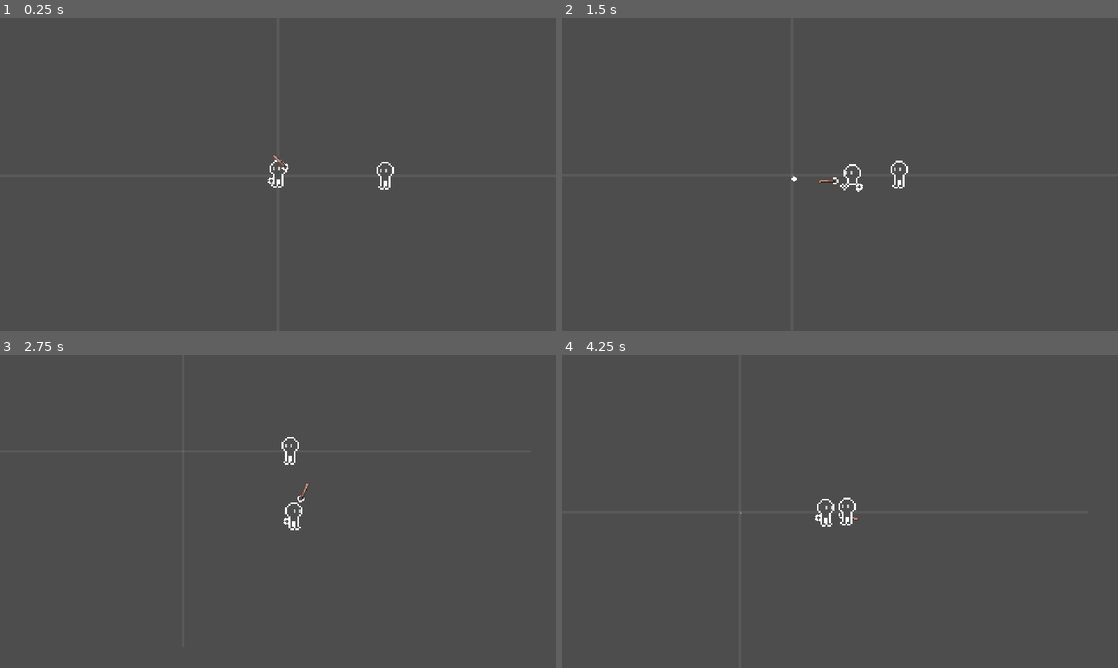
Above: before the commit, frames 1-4 (two rows, left to right).
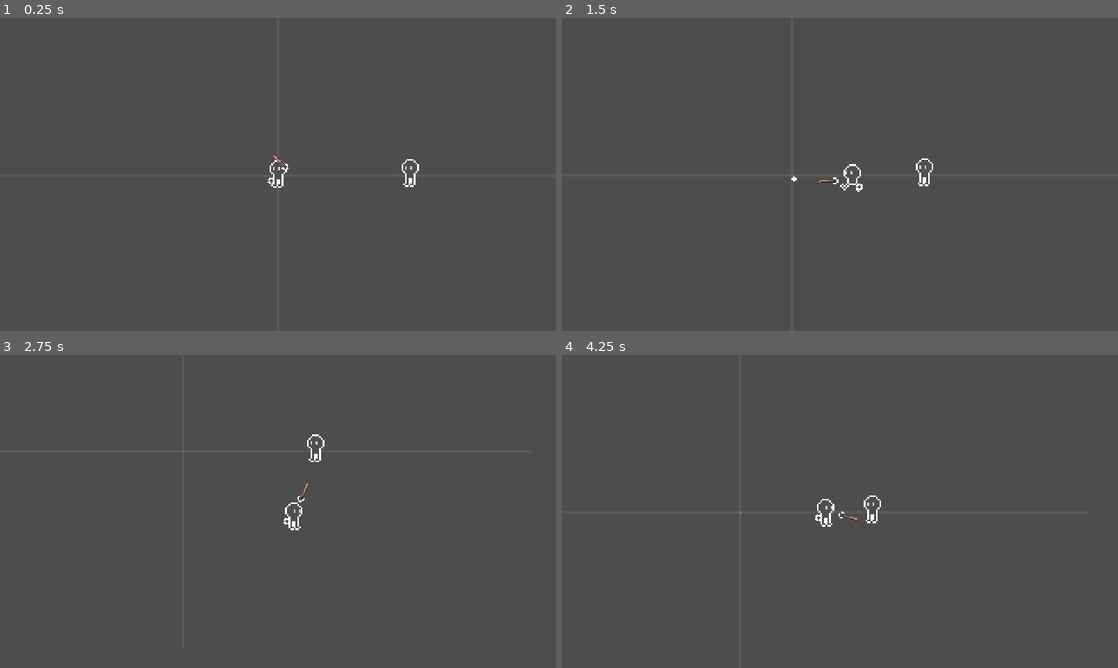
Above: after the commit, the same moments.

Repository: xharris/magicmissiles
Game: Godot game, scene res://game.tscn
Two runs of this game, one before a commit and one after it. Both use one fixed random seed, a clock stepped at 60 frames per second and the inputs below.
Inputs (mouse positions are in pixels of both pictures, inside the frame that each line leads up to):
- Up to frame 1 (0.25 s): no input
- Up to frame 2 (1.5 s): move the mouse to (962, 158) at 0.52 s; hold D (right) 0.53-1.28 s; click (962, 158) at 0.6 s; move the mouse to (728, 190) at 1.27 s; hold S (down) from 1.28 s (still down); click (728, 190) at 1.35 s
- Up to frame 3 (2.75 s): move the mouse to (333, 442) at 2.02 s; release S (down) at 2.03 s; hold D (right) from 2.03 s (still down); click (333, 442) at 2.1 s
- Up to frame 4 (4.25 s): move the mouse to (812, 574) at 2.77 s; release D (right) at 2.78 s; hold W (up) 2.78-3.53 s; click (812, 574) at 2.85 s; move the mouse to (1006, 558) at 3.52 s; hold A (left) from 3.53 s (still down); click (1006, 558) at 3.6 s

The runs differ from the first frame. In frame 1, 0.2% of the frame differs, in the area x 67-76%, y 45-55%; in frame 2, 0.2%; in frame 3, 0.2%; in frame 4, 0.2%, in the area x 49-58%, y 44-55%.

Commit message:
fixes arm pointing animation speed

Diff:
--- a/components/arms/arms.gd
+++ b/components/arms/arms.gd
@@ -3,6 +3,7 @@
 
 @onready var base: Node2D = %Base
 @onready var animation_tree: AnimationTree = %AnimationTree
+@onready var animation_player: AnimationPlayer = %AnimationPlayer
 @onready var arm_l: Node2D = %ArmL
 @onready var wand_tip: Node2D = %WandTip
 
@@ -18,5 +19,5 @@
     else:
         base.scale.x = abs(base.scale.x)
     # pointing
-    animation_tree["parameters/point_blend/blend_amount"] = pointing
+    animation_tree["parameters/TimeSeek/seek_request"] = pointing * 30
     arm_l.global_rotation = face_direction.angle()
--- a/components/arms/arms.tscn
+++ b/components/arms/arms.tscn
@@ -4,7 +4,7 @@
 [ext_resource type="Texture2D" uid="uid://bbj8f2xd1yei4" path="res://components/arms/hand.png" id="2_mvj64"]
 [ext_resource type="Texture2D" uid="uid://dws2mrwvqim8" path="res://components/arms/wand.png" id="3_vyekd"]
 
-[sub_resource type="AnimationNodeTimeScale" id="AnimationNodeTimeScale_vyekd"]
+[sub_resource type="AnimationNodeTimeSeek" id="AnimationNodeTimeSeek_vyekd"]
 
 [sub_resource type="AnimationNodeAnimation" id="AnimationNodeAnimation_vyekd"]
 animation = &"idle"
@@ -17,17 +17,17 @@
 filters = ["Base/ArmL/AnimatedArmL/HandL/WandSprite:position", "Base/ArmL/AnimatedArmL/HandL:position", "Base/ArmL/Anim …(227 unchanged characters)…
 
 [sub_resource type="AnimationNodeBlendTree" id="AnimationNodeBlendTree_p4r30"]
-graph_offset = Vector2(-294.72, 175.68)
-nodes/TimeScale/node = SubResource("AnimationNodeTimeScale_vyekd")
-nodes/TimeScale/position = Vector2(-70, 320)
+graph_offset = Vector2(-254.395, 63.1144)
+nodes/TimeSeek/node = SubResource("AnimationNodeTimeSeek_vyekd")
+nodes/TimeSeek/position = Vector2(-40, 320)
 nodes/idle/node = SubResource("AnimationNodeAnimation_vyekd")
 nodes/idle/position = Vector2(-220, 150)
-nodes/output/position = Vector2(360, 160)
+nodes/output/position = Vector2(310, 260)
 nodes/point/node = SubResource("AnimationNodeAnimation_p4r30")
-nodes/point/position = Vector2(-250, 330)
+nodes/point/position = Vector2(-220, 360)
 nodes/point_blend/node = SubResource("AnimationNodeBlend2_rowb5")
-nodes/point_blend/position = Vector2(110, 160)
-node_connections = [&"TimeScale", 0, &"point", &"output", 0, &"point_blend", &"point_blend", 0, &"idle", &"point_blend", 1, &"TimeScale"]
+nodes/point_blend/position = Vector2(140, 260)
+node_connections = [&"TimeSeek", 0, &"point", &"output", 0, &"point_blend", &"point_blend", 0, &"idle", &"point_blend", 1, &"TimeSeek"]
 
 [sub_resource type="Animation" id="Animation_vyekd"]
 length = 0.001
@@ -247,8 +247,8 @@
 root_node = NodePath("%AnimationTree/..")
 tree_root = SubResource("AnimationNodeBlendTree_p4r30")
 anim_player = NodePath("../AnimationPlayer")
-parameters/TimeScale/scale = 50.0
-parameters/point_blend/blend_amount = 0.0
+parameters/TimeSeek/seek_request = -1.0
+parameters/point_blend/blend_amount = 1.0
 
 [node name="AnimationPlayer" type="AnimationPlayer" parent="."]
 unique_name_in_owner = true
--- a/components/status_effect_ctrl/status_effect_ctrl.gd
+++ b/components/status_effect_ctrl/status_effect_ctrl.gd
@@ -25,7 +25,7 @@
             target_is_me, ctx.can_hit_me, target_is_source, ctx.can_hit_source, effect.name
         ])
         return
-    log.info("apply %s to %s from %s's %s" % [
+    log.debug("apply %s to %s from %s's %s" % [
         effect.name, target.node, ctx.source.node, ctx.me.node
     ])
     effect.apply(ctx)
--- a/levels/dev/dev.tscn
+++ b/levels/dev/dev.tscn
@@ -18,4 +18,4 @@
 zoom = Vector2(0.5, 0.5)
 
 [node name="Slime" parent="." instance=ExtResource("6_0qlot")]
-position = Vector2(245, -2)
+position = Vector2(304, -8)
Not shown, changed: .github/copilot-instructions.md
